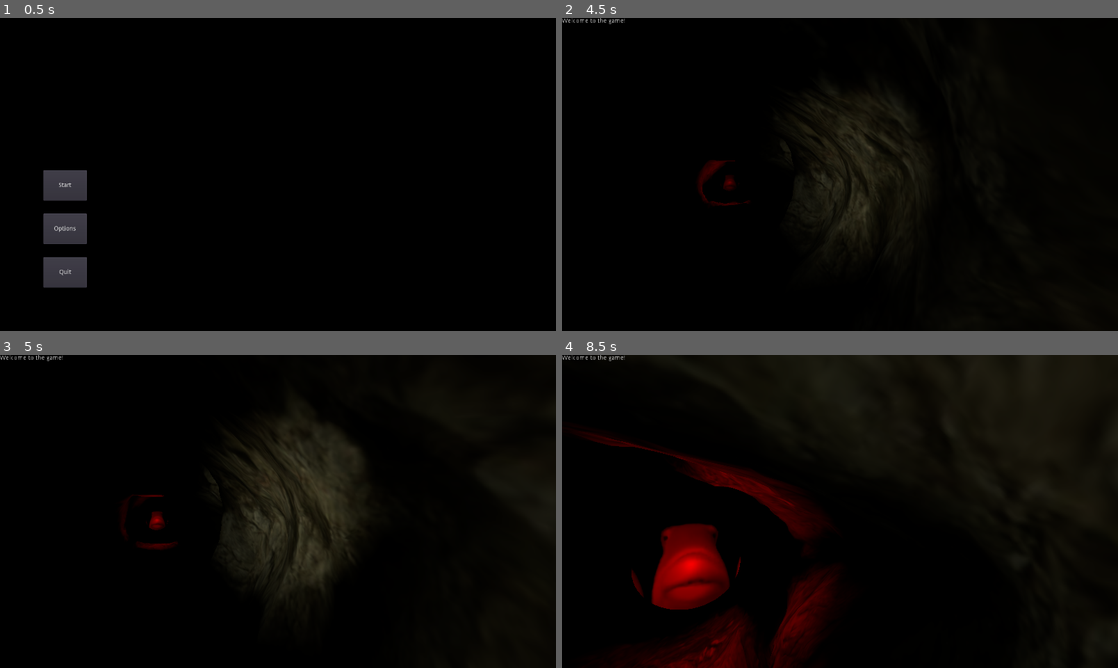
Above: before the commit, frames 1-4 (two rows, left to right).
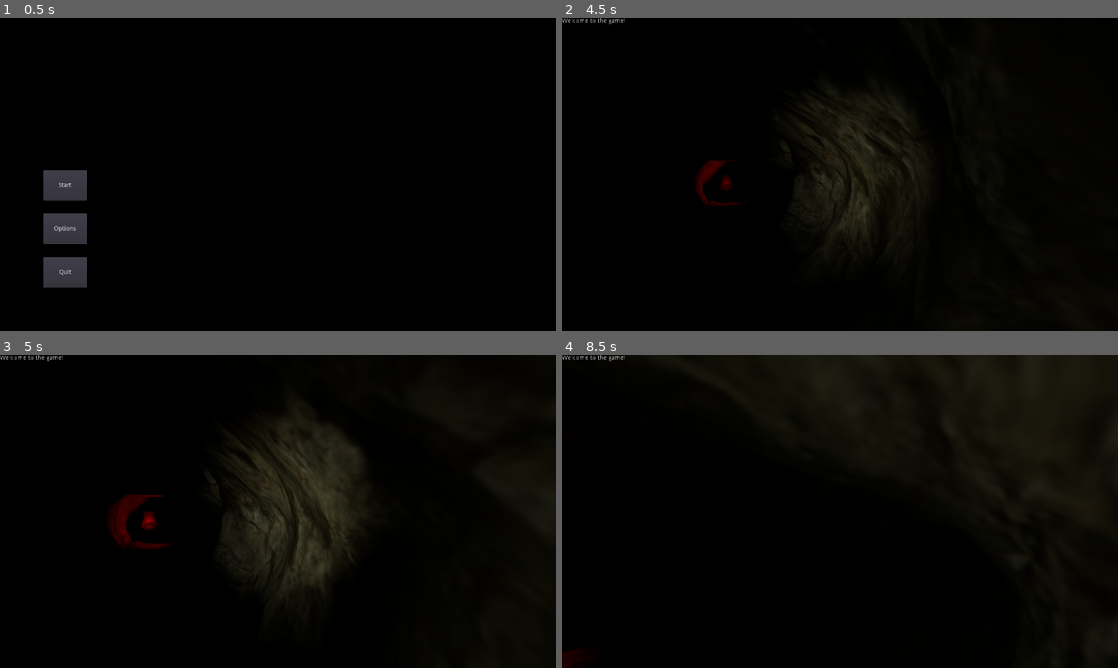
Above: after the commit, the same moments.

Repository: nonagaga/Watery-Grave-3D
Game: Godot game, scene res://Scenes/MainScenes/SceneManager.tscn
The game is run twice, just before and just after one commit, with the same random seed, the same clock (stepped at 60 frames per second) and the same inputs.
Inputs (mouse positions are in pixels of both pictures, inside the frame that each line leads up to):
- Up to frame 1 (0.5 s): no input
- Up to frame 2 (4.5 s): click "Start" at 0.5 s; tap F (Flashlight Toggle) at 1.25, 2.1, 3.6 s; move the mouse to (867, 174) at 1.27 s; hold F (Flashlight Toggle) 1.28-2.03 s; hold W (move_forward) from 1.28 s (still down); move the mouse to (812, 174) at 2.02 s; tap Space (swim_up) at 2.75 s; move the mouse to (851, 168) at 2.77 s; hold F (Flashlight Toggle) 2.78-3.53 s; move the mouse to (834, 180) at 3.52 s; move the mouse to (878, 177) at 4.27 s; hold F (Flashlight Toggle) from 4.28 s (still down)
- Up to frame 3 (5 s): keep holding W (move_forward); keep holding F (Flashlight Toggle)
- Up to frame 4 (8.5 s): move the mouse to (795, 508) at 5.02 s; release F (Flashlight Toggle) at 5.03 s; tap F (Flashlight Toggle) at 5.1, 6.6, 8.1 s; move the mouse to (845, 511) at 5.77 s; hold F (Flashlight Toggle) 5.78-6.53 s; move the mouse to (817, 505) at 6.52 s; release W (move_forward) at 6.53 s; hold D (move_right) 6.53-7.28 s; move the mouse to (867, 511) at 7.27 s; hold F (Flashlight Toggle) 7.28-8.03 s; hold W (move_forward) from 7.28 s (still down); move the mouse to (812, 511) at 8.02 s

Frame 1 is identical in both runs. In frame 2, less than 0.1% of the frame differs, in the area x 24-34%, y 47-60%; in frame 3, 0.7%; in frame 4, 9.2%, in the area x 0-50%, y 24-100%.

Commit message:
enemy now has chase timer + doesn't get stuck on walls anymore

Diff:
--- a/Scenes/Enemies/Enemy.gd
+++ b/Scenes/Enemies/Enemy.gd
@@ -1,13 +1,14 @@
 extends KinematicBody
 
-onready var rays = $"Rays"
+onready var rays = $Rays
 onready var target = $"/root/SceneManager/GameScene/Character Flashlight/Character"
+onready var chase_timer = $ChaseTimer
 
 export var speed = 500
 export var turn_speed = 2
 
-export var detection_distance = 100
-export var correction_strength = 1
+export var detection_distance = 20
+export var correction_strength = 0.5
 export var fov = 45
 
 enum {WANDERING_STATE,ATTACK_STATE}
@@ -17,14 +18,15 @@
 var velocity = Vector3.ZERO
 
 func _physics_process(delta):
-	new_pathfind(delta)
 	if(target.translation.distance_to(translation) <= detection_distance):
 		detect_player()
 	else:
-		state = WANDERING_STATE
+		if (chase_timer.is_stopped()):
+			state = WANDERING_STATE
 	if state == ATTACK_STATE:
 		turn(delta)
 	move(delta)
+	new_pathfind(delta)
 
 func turn(delta):
 	var rotation_transform = transform.looking_at(target.global_translation, Vector3.UP)
@@ -33,9 +35,18 @@
 	var interpolated_quat = curr_rotation_quat.slerp(rotation_quat, turn_speed * delta)
 	transform.basis = Basis(interpolated_quat)
 
+func are_all_rays_colliding():
+	var colliding = true
+	for ray in rays.get_children():
+		if !ray.is_colliding():
+			colliding = false
+	return colliding
+
 func move(delta):
-	velocity = -transform.basis.z * speed * delta
-	velocity = move_and_slide(velocity, Vector3.UP)
+	if !are_all_rays_colliding():
+		velocity += -transform.basis.z * speed * delta
+		velocity = velocity.normalized() * speed * delta
+		velocity = move_and_slide(velocity, Vector3.UP)
 
 func get_weighted_ray(ray_name):
 	var ray = rays.get_node(ray_name)
@@ -45,8 +56,8 @@
 	return 1 - ray_percentage
 
 func new_pathfind(delta):
-	rotate_y(deg2rad(get_weighted_ray("Right") - get_weighted_ray("Left")))
-	rotate_x(deg2rad(get_weighted_ray("Up") - get_weighted_ray("Down")))
+	rotate_y(correction_strength * deg2rad(get_weighted_ray("Right") - get_weighted_ray("Left")))
+	rotate_x(correction_strength * deg2rad(get_weighted_ray("Up") - get_weighted_ray("Down")))
 
 func get_ray_distance(ray_name):
 	var ray = rays.get_node(ray_name)
@@ -58,12 +69,11 @@
 	return abs(ray.cast_to.y)
 
 func _enemy_in_light():
+	chase_timer.start()
 	state = ATTACK_STATE
 
 func detect_player():
 	var direction_vector = global_translation.direction_to(target.global_translation)
-	print(String(direction_vector.dot(transform.basis.z.normalized() * -1)) + " " + String(acos(deg2rad(fov))))
 	if direction_vector.dot(transform.basis.z.normalized() * -1) > acos(deg2rad(fov)):
 		state = ATTACK_STATE
-	else:
-		state = WANDERING_STATE
+		chase_timer.start()
--- a/Scenes/Enemies/Enemy.tscn
+++ b/Scenes/Enemies/Enemy.tscn
@@ -75,3 +75,6 @@
 light_color = Color( 1, 0, 0, 1 )
 light_indirect_energy = 1.098
 omni_range = 10.0
+
+[node name="ChaseTimer" type="Timer" parent="."]
+wait_time = 5.0
